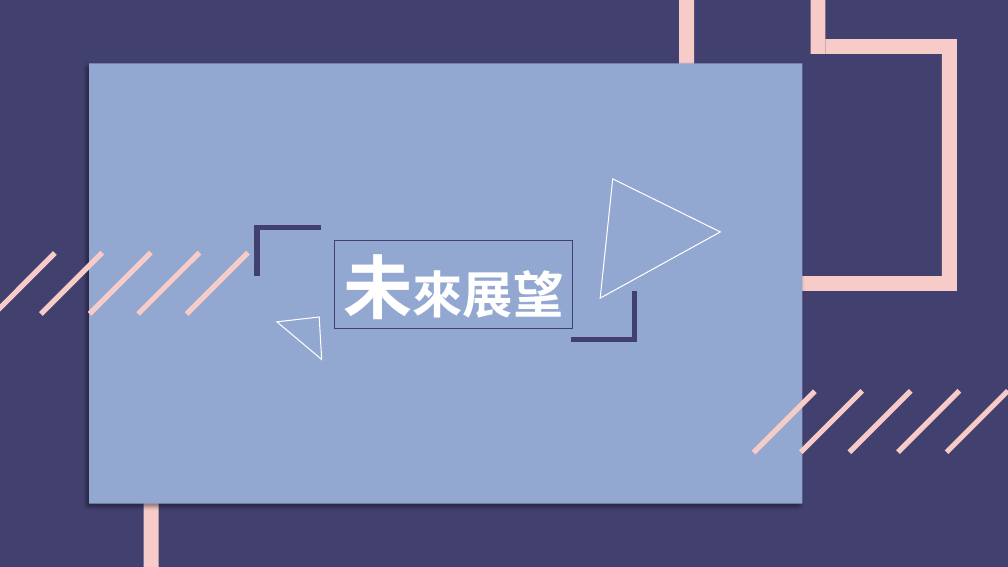
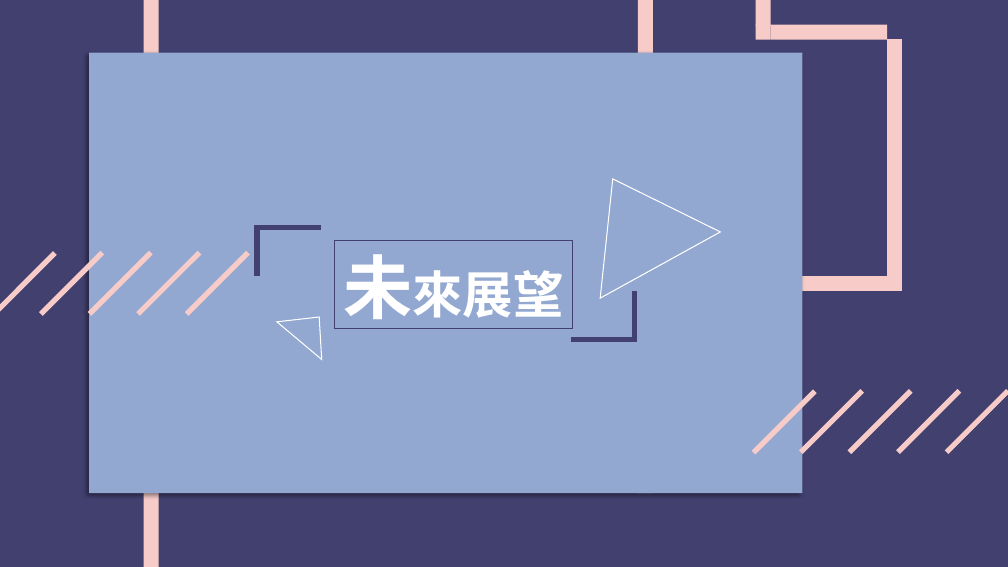
Before and after one commit to leonasdev/WebMidProject, a slide deck: slide 25 of 期末報告企畫書.pptx. Drawn at 1008x567 pixels with LibreOffice and Linux fonts; fonts in the diff are those of the drawing. Boxes give left, top, right and bottom in pixels: in the first picture for what was removed or moved away, otherwise in the second. Text is boxed around its words. In the diff, an @@ line names an element or a change of style, - is before the commit and + after.

```diff
--- a/期末報告企畫書.pptx
+++ b/期末報告企畫書.pptx
@@ rectangle: place and size @@
-rectangle at box(144, 273, 159, 567)
+rectangle at box(144, 0, 159, 567)
@@ rectangle: place and size @@
-rectangle at box(679, 0, 694, 567)
+rectangle at box(638, 0, 653, 493)
@@ 3 freeform shapes: place and size @@
-3 freeform shapes at box(811, 0, 942, 54)
+3 freeform shapes at box(756, 0, 887, 40)
@@ rectangle: place and size @@
-rectangle at box(89, 64, 803, 504)
+rectangle at box(89, 53, 803, 494)
@@ freeform shape: place and size @@
-freeform shape at box(751, 276, 943, 292)
+freeform shape at box(705, 276, 896, 292)
@@ 3 freeform shapes: place and size @@
-3 freeform shapes at box(942, 39, 957, 291)
+3 freeform shapes at box(887, 39, 902, 291)
```
Also in this commit, not shown: 9 other slides changed.
